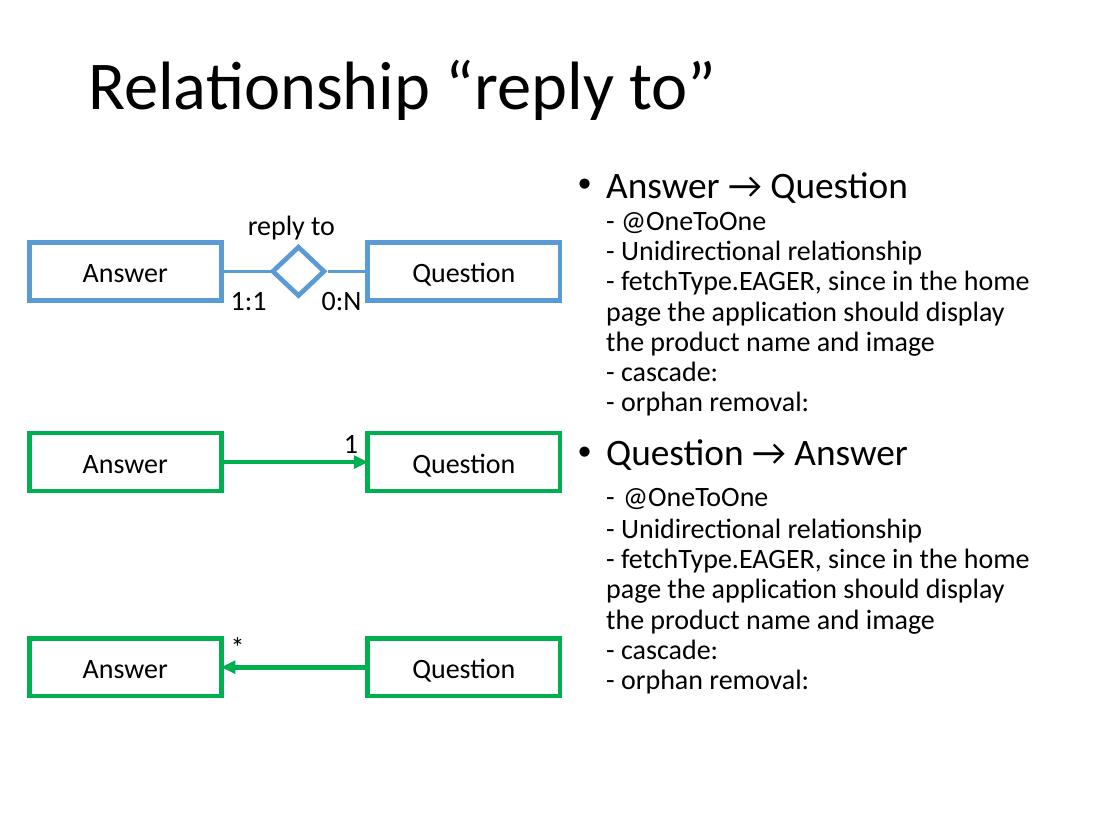
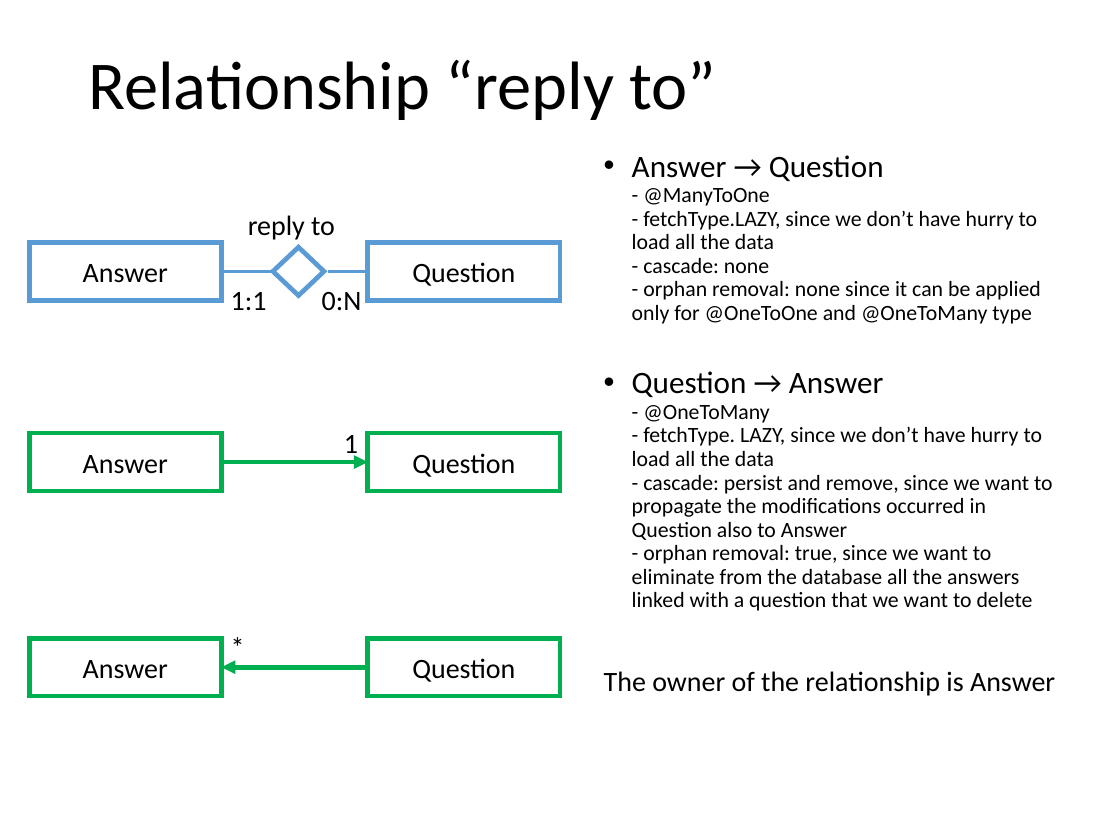
Before and after one commit to MatteoMakovec/GamifiedMarketingApplication, a slide deck: slide 19 of gamified_marketing_application.pptx (slide 18 before the commit). Drawn at 1120x840 pixels with LibreOffice and Linux fonts; fonts in the diff are those of the drawing. Boxes give left, top, right and bottom in pixels: in the first picture for what was removed or moved away, otherwise in the second. Text is boxed around its words. In the diff, an @@ line names an element or a change of style, - is before the commit and + after.

```diff
--- a/gamified_marketing_application.pptx
+++ b/gamified_marketing_application.pptx
@@ text at [604, 155, 1055, 696]: text changed; size 18 to 14 pt @@
-• Answer → Question
-  - @OneToOne
-  - Unidirectional relationship
-  - fetchType.EAGER, since in the home page the application should display the product name and image
-  - cascade:
-  - orphan removal:
-• Question → Answer
-  - @OneToOne
-  - Unidirectional relationship
-  - fetchType.EAGER, since in the home page the application should display the product name and image
-  - cascade:
-  - orphan removal:
+• Answer → Question
+  - @ManyToOne
+  - fetchType.LAZY, since we don’t have hurry to load all the data
+  - cascade: none
+  - orphan removal: none since it can be applied only for @OneToOne and @OneToMany type
+• Question → Answer
+  - @OneToMany
+  - fetchType. LAZY, since we don’t have hurry to load all the data
+  - cascade: persist and remove, since we want to propagate the modifications occurred in Question also to Answer
+  - orphan removal: true, since we want to eliminate from the database all the answers linked with a question that we want to delete
+The owner of the relationship is Answer
```
Also in this commit, not shown: 22 other slides changed.
